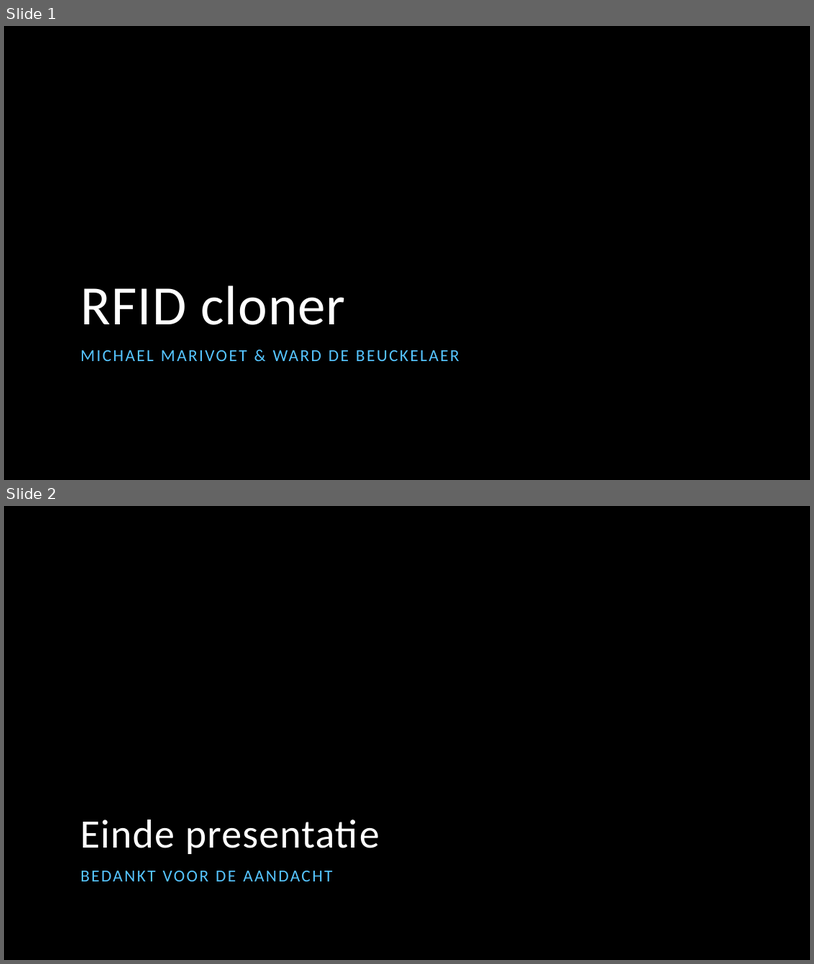
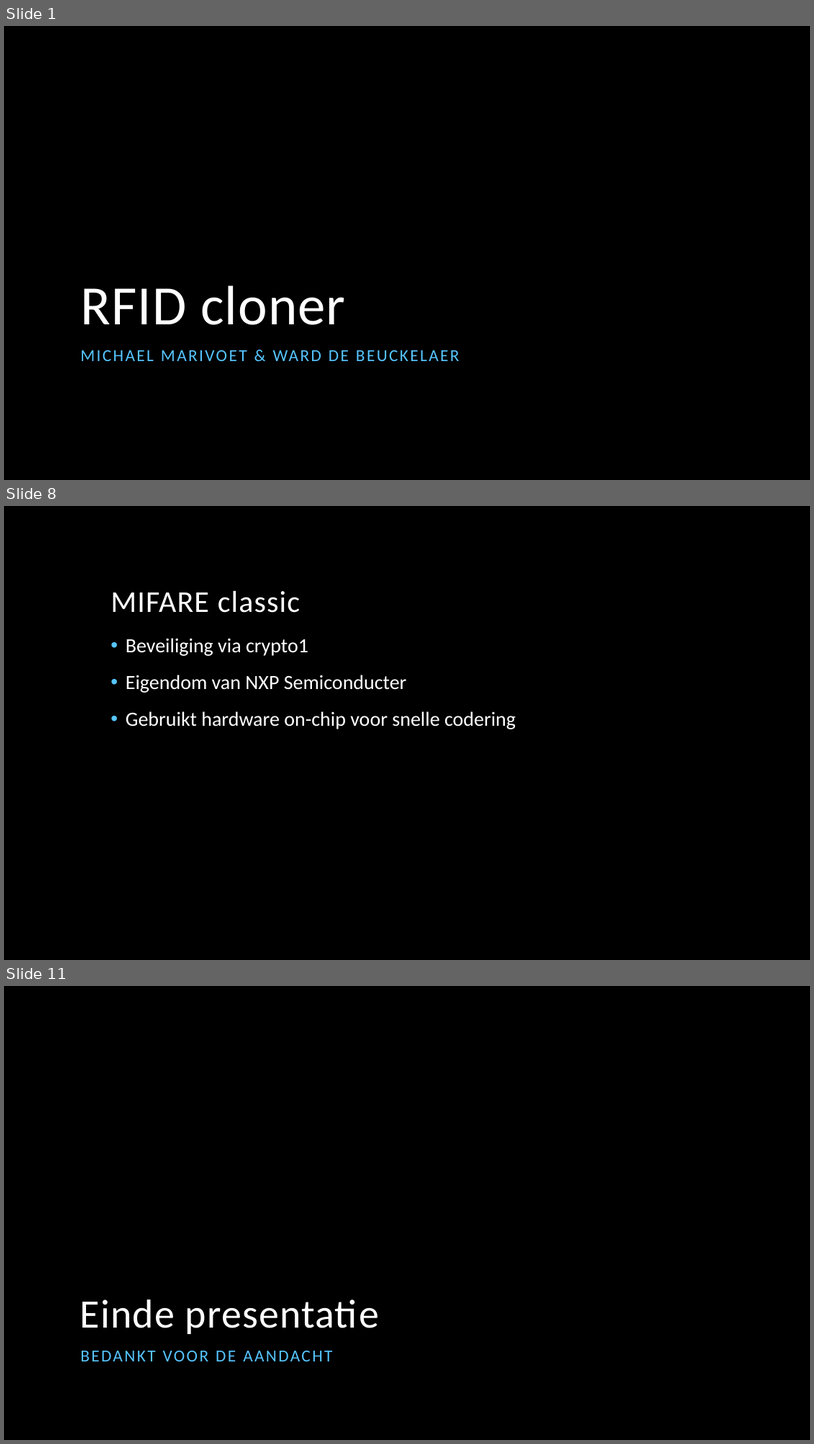
Before and after one commit to MichaelMar93/InfoSec_RFIDcloner, a slide deck: Information Security/Presentatie_RFIDcloner.pptx. Shown one above the other, each under a label of ours: slides 1 and 2 before the commit, slides 1, 8 and 11 after it; the slides between them are not shown. The pictures are 814x964 and 814x1444 pixels, drawn with LibreOffice and Linux fonts; fonts in the diff are those of the drawing; background and template pictures are left out. Boxes give left, top, right and bottom in pixels: in the first picture for what was removed or moved away, otherwise in the second. Text is boxed around its words. In the diff, an @@ line names an element or a change of style, - is before the commit and + after.

```diff
--- a/Information Security/Presentatie_RFIDcloner.pptx
+++ b/Information Security/Presentatie_RFIDcloner.pptx
@@ slide 8 added at [4, 506, 810, 960], background picture (left out) @@
@@ title added at [111, 591, 300, 613], 36 pt, text #FFFFFF @@
+MIFARE classic
@@ text added at [126, 638, 516, 729], 24 pt, text #FFFFFF @@
+• Beveiliging via crypto1
+• Eigendom van NXP Semiconducter
+• Gebruikt hardware on-chip voor snelle codering
@@ what was slide 2 is now slide 11 @@
```
Also in this commit, not shown: 8 other slides added.
